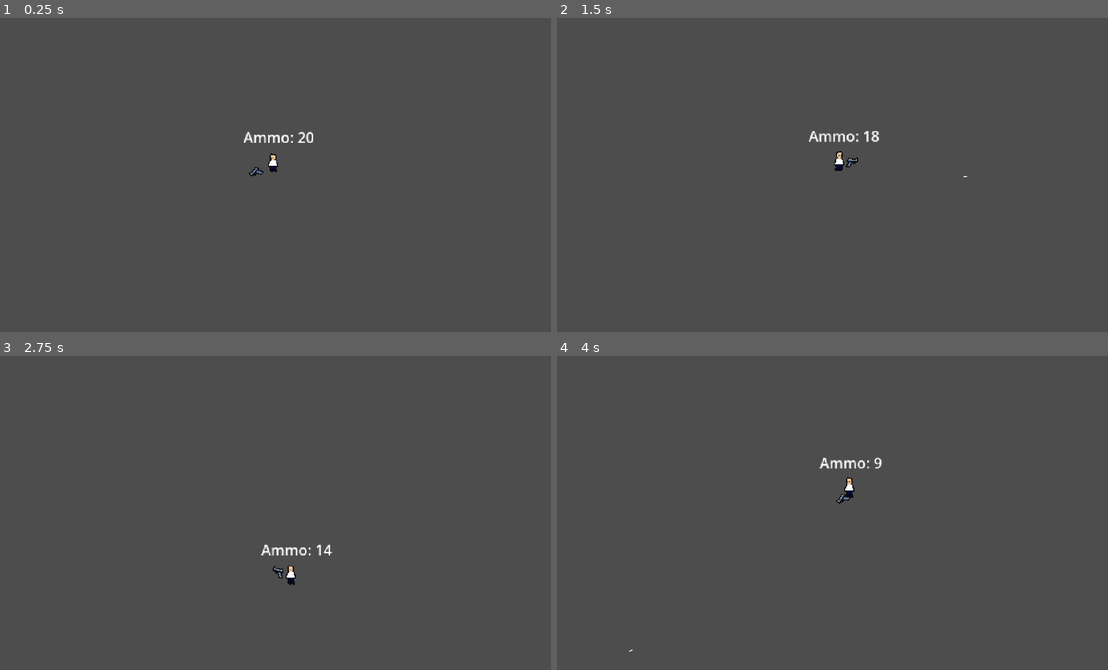
Above: before the commit, frames 1-4 (two rows, left to right).
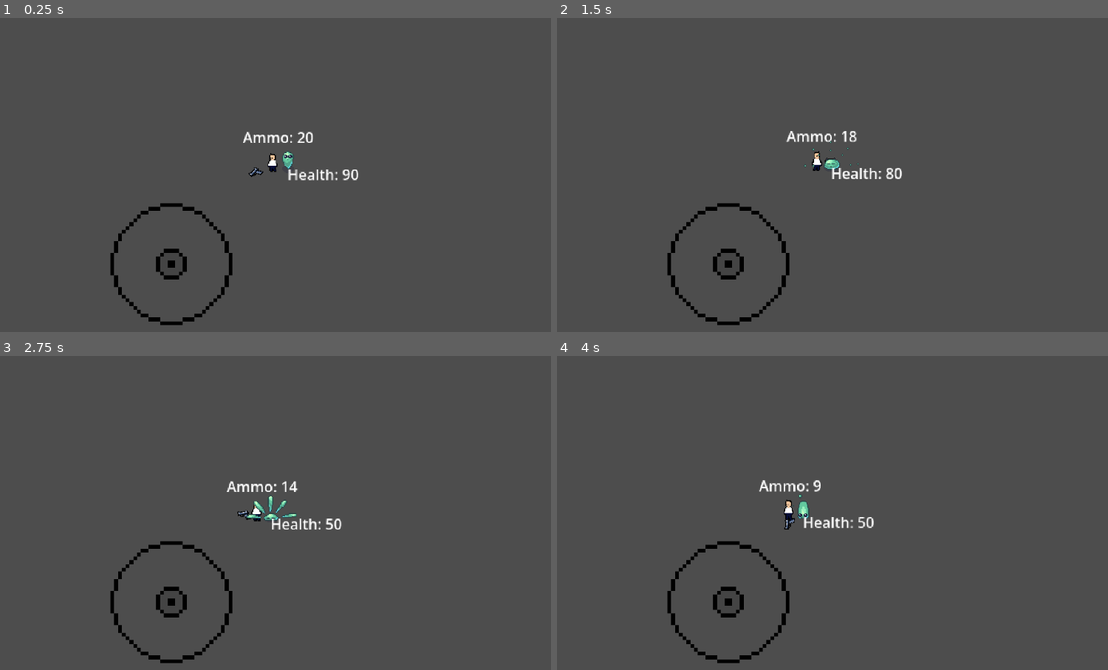
Above: after the commit, the same moments.

Repository: piedevfr/Top-Down-Shooter-Game
Game: Godot game, scene res://Scenes/test.tscn
The game is run twice, just before and just after one commit, with the same random seed, the same clock (stepped at 60 frames per second) and the same inputs. The project has no main scene, so this scene is started directly.
Inputs (mouse positions are in pixels of both pictures, inside the frame that each line leads up to):
- Up to frame 1 (0.25 s): no input
- Up to frame 2 (1.5 s): click (727, 262) at 0.52 s; move the mouse to (942, 162) at 1.27 s; press the mouse at (942, 162) at 1.28 s; hold D (right) from 1.28 s (still down)
- Up to frame 3 (2.75 s): move the mouse to (137, 534) at 2.02 s; release D (right) at 2.03 s; release the mouse at (137, 534) at 2.03 s; hold S (down) from 2.03 s (still down); click (137, 534) at 2.1 s
- Up to frame 4 (4 s): move the mouse to (871, 443) at 2.77 s; release S (down) at 2.78 s; press the mouse at (871, 443) at 2.78 s; hold D (right) 2.78-3.53 s; move the mouse to (782, 585) at 3.52 s; release the mouse at (782, 585) at 3.53 s; hold W (up) from 3.53 s (still down); click (782, 585) at 3.6 s

The runs differ from the first frame. In frame 1, 1.5% of the frame differs, in the area x 19-66%, y 36-98%; in frame 2, 1.8%; in frame 3, 2.1%, in the area x 19-63%, y 39-98%; in frame 4, 2.0%.

Commit message:
Last Sync: 2026-04-25 23:24 (Mobile)

Diff:
--- a/Scenes/Enemies/Zombie/zombie.tscn
+++ b/Scenes/Enemies/Zombie/zombie.tscn
@@ -1,6 +1,7 @@
 [gd_scene format=3 uid="uid://tecpep44lmjl"]
 
 [ext_resource type="Script" uid="uid://bqsngi6r0kdg2" path="res://Scripts/Enemy_Scripts/Zombie/zombie.gd" id="1_fh8nd"]
+[ext_resource type="Texture2D" uid="uid://dyv305ttl4fee" path="res://Assets/Sprites/Demo_Sprites/Slime1_Attack_with_shadow.png" id="2_nvpn5"]
 [ext_resource type="Texture2D" uid="uid://daawoja4nvmil" path="res://Assets/Sprites/Demo_Sprites/Slime1_Death_with_shadow.png" id="2_ovjh8"]
 [ext_resource type="Texture2D" uid="uid://br0xp12w0jft8" path="res://Assets/Sprites/Demo_Sprites/Slime1_Run_body.png" id="2_q6bce"]
 [ext_resource type="Script" uid="uid://4ojgiysgg2cu" path="res://Scripts/Classes/Hitbox and Hurtbox/class_Hurtbox.gd" id="3_mab5i"]
@@ -8,6 +9,46 @@
 
 [sub_resource type="CircleShape2D" id="CircleShape2D_q6bce"]
 
+[sub_resource type="AtlasTexture" id="AtlasTexture_icwh1"]
+atlas = ExtResource("2_nvpn5")
+region = Rect2(0, 0, 64, 64)
+
+[sub_resource type="AtlasTexture" id="AtlasTexture_oyx48"]
+atlas = ExtResource("2_nvpn5")
+region = Rect2(64, 0, 64, 64)
+
+[sub_resource type="AtlasTexture" id="AtlasTexture_b3yhp"]
+atlas = ExtResource("2_nvpn5")
+region = Rect2(128, 0, 64, 64)
+
+[sub_resource type="AtlasTexture" id="AtlasTexture_b1pgq"]
+atlas = ExtResource("2_nvpn5")
+region = Rect2(192, 0, 64, 64)
+
+[sub_resource type="AtlasTexture" id="AtlasTexture_fxtnw"]
+atlas = ExtResource("2_nvpn5")
+region = Rect2(256, 0, 64, 64)
+
+[sub_resource type="AtlasTexture" id="AtlasTexture_70w3q"]
+atlas = ExtResource("2_nvpn5")
+region = Rect2(320, 0, 64, 64)
+
+[sub_resource type="AtlasTexture" id="AtlasTexture_0xi8h"]
+atlas = ExtResource("2_nvpn5")
+region = Rect2(384, 0, 64, 64)
+
+[sub_resource type="AtlasTexture" id="AtlasTexture_6o8kq"]
+atlas = ExtResource("2_nvpn5")
+region = Rect2(448, 0, 64, 64)
+
+[sub_resource type="AtlasTexture" id="AtlasTexture_lbnsr"]
+atlas = ExtResource("2_nvpn5")
+region = Rect2(512, 0, 64, 64)
+
+[sub_resource type="AtlasTexture" id="AtlasTexture_wk1is"]
+atlas = ExtResource("2_nvpn5")
+region = Rect2(576, 0, 64, 64)
+
 [sub_resource type="AtlasTexture" id="AtlasTexture_g82a4"]
 atlas = ExtResource("2_ovjh8")
 region = Rect2(0, 0, 64, 64)
@@ -77,11 +118,118 @@
 region = Rect2(384, 0, 64, 64)
 
 [sub_resource type="AtlasTexture" id="AtlasTexture_hves5"]
+atlas = ExtResource("2_q6bce")
+region = Rect2(448, 0, 64, 64)
+
+[sub_resource type="AtlasTexture" id="AtlasTexture_q8gh1"]
+atlas = ExtResource("2_nvpn5")
+region = Rect2(0, 0, 64, 64)
+
+[sub_resource type="AtlasTexture" id="AtlasTexture_a7lcw"]
+atlas = ExtResource("2_nvpn5")
+region = Rect2(64, 0, 64, 64)
+
+[sub_resource type="AtlasTexture" id="AtlasTexture_ycinh"]
+atlas = ExtResource("2_nvpn5")
+region = Rect2(128, 0, 64, 64)
+
+[sub_resource type="AtlasTexture" id="AtlasTexture_smwuj"]
+atlas = ExtResource("2_nvpn5")
+region = Rect2(192, 0, 64, 64)
+
+[sub_resource type="AtlasTexture" id="AtlasTexture_fg10m"]
+atlas = ExtResource("2_nvpn5")
+region = Rect2(256, 0, 64, 64)
+
+[sub_resource type="AtlasTexture" id="AtlasTexture_l6rjj"]
+atlas = ExtResource("2_nvpn5")
+region = Rect2(320, 0, 64, 64)
+
+[sub_resource type="AtlasTexture" id="AtlasTexture_v38x2"]
+atlas = ExtResource("2_nvpn5")
+region = Rect2(384, 0, 64, 64)
+
+[sub_resource type="AtlasTexture" id="AtlasTexture_ag5qn"]
+atlas = ExtResource("2_nvpn5")
+region = Rect2(448, 0, 64, 64)
+
+[sub_resource type="AtlasTexture" id="AtlasTexture_8nye6"]
+atlas = ExtResource("2_nvpn5")
+region = Rect2(512, 0, 64, 64)
+
+[sub_resource type="AtlasTexture" id="AtlasTexture_6m5q1"]
+atlas = ExtResource("2_nvpn5")
+region = Rect2(576, 0, 64, 64)
+
+[sub_resource type="AtlasTexture" id="AtlasTexture_1xryv"]
+atlas = ExtResource("2_q6bce")
+region = Rect2(0, 0, 64, 64)
+
+[sub_resource type="AtlasTexture" id="AtlasTexture_4vojc"]
+atlas = ExtResource("2_q6bce")
+region = Rect2(64, 0, 64, 64)
+
+[sub_resource type="AtlasTexture" id="AtlasTexture_qdrsj"]
+atlas = ExtResource("2_q6bce")
+region = Rect2(128, 0, 64, 64)
+
+[sub_resource type="AtlasTexture" id="AtlasTexture_5emk7"]
+atlas = ExtResource("2_q6bce")
+region = Rect2(192, 0, 64, 64)
+
+[sub_resource type="AtlasTexture" id="AtlasTexture_2k5j3"]
+atlas = ExtResource("2_q6bce")
+region = Rect2(256, 0, 64, 64)
+
+[sub_resource type="AtlasTexture" id="AtlasTexture_uegim"]
+atlas = ExtResource("2_q6bce")
+region = Rect2(320, 0, 64, 64)
+
+[sub_resource type="AtlasTexture" id="AtlasTexture_gb2mj"]
+atlas = ExtResource("2_q6bce")
+region = Rect2(384, 0, 64, 64)
+
+[sub_resource type="AtlasTexture" id="AtlasTexture_45ayl"]
 atlas = ExtResource("2_q6bce")
 region = Rect2(448, 0, 64, 64)
 
 [sub_resource type="SpriteFrames" id="SpriteFrames_v3vmx"]
 animations = [{
+"frames": [{
+"duration": 1.0,
+"texture": SubResource("AtlasTexture_icwh1")
+}, {
+"duration": 1.0,
+"texture": SubResource("AtlasTexture_oyx48")
+}, {
+"duration": 1.0,
+"texture": SubResource("AtlasTexture_b3yhp")
+}, {
+"duration": 1.0,
+"texture": SubResource("AtlasTexture_b1pgq")
+}, {
+"duration": 1.0,
+"texture": SubResource("AtlasTexture_fxtnw")
+}, {
+"duration": 1.0,
+"texture": SubResource("AtlasTexture_70w3q")
+}, {
+"duration": 1.0,
+"texture": SubResource("AtlasTexture_0xi8h")
+}, {
+"duration": 1.0,
+"texture": SubResource("AtlasTexture_6o8kq")
+}, {
+"duration": 1.0,
+"texture": SubResource("AtlasTexture_lbnsr")
+}, {
+"duration": 1.0,
+"texture": SubResource("AtlasTexture_wk1is")
+}],
+"loop": true,
+"name": &"Attack",
+"speed": 12.0
+}, {
 "frames": [{
 "duration": 1.0,
 "texture": SubResource("AtlasTexture_g82a4")
@@ -144,6 +292,60 @@
 }, {
 "duration": 1.0,
 "texture": SubResource("AtlasTexture_hves5")
+}, {
+"duration": 1.0,
+"texture": SubResource("AtlasTexture_q8gh1")
+}, {
+"duration": 1.0,
+"texture": SubResource("AtlasTexture_a7lcw")
+}, {
+"duration": 1.0,
+"texture": SubResource("AtlasTexture_ycinh")
+}, {
+"duration": 1.0,
+"texture": SubResource("AtlasTexture_smwuj")
+}, {
+"duration": 1.0,
+"texture": SubResource("AtlasTexture_fg10m")
+}, {
+"duration": 1.0,
+"texture": SubResource("AtlasTexture_l6rjj")
+}, {
+"duration": 1.0,
+"texture": SubResource("AtlasTexture_v38x2")
+}, {
+"duration": 1.0,
+"texture": SubResource("AtlasTexture_ag5qn")
+}, {
+"duration": 1.0,
+"texture": SubResource("AtlasTexture_8nye6")
+}, {
+"duration": 1.0,
+"texture": SubResource("AtlasTexture_6m5q1")
+}, {
+"duration": 1.0,
+"texture": SubResource("AtlasTexture_1xryv")
+}, {
+"duration": 1.0,
+"texture": SubResource("AtlasTexture_4vojc")
+}, {
+"duration": 1.0,
+"texture": SubResource("AtlasTexture_qdrsj")
+}, {
+"duration": 1.0,
+"texture": SubResource("AtlasTexture_5emk7")
+}, {
+"duration": 1.0,
+"texture": SubResource("AtlasTexture_2k5j3")
+}, {
+"duration": 1.0,
+"texture": SubResource("AtlasTexture_uegim")
+}, {
+"duration": 1.0,
+"texture": SubResource("AtlasTexture_gb2mj")
+}, {
+"duration": 1.0,
+"texture": SubResource("AtlasTexture_45ayl")
 }],
 "loop": true,
 "name": &"Run",
@@ -160,7 +362,8 @@
 
 [node name="AnimatedSprite2D" type="AnimatedSprite2D" parent="." unique_id=1998757659]
 sprite_frames = SubResource("SpriteFrames_v3vmx")
-animation = &"Die"
+animation = &"Attack"
+frame_progress = 0.74542344
 
 [node name="Health" type="Label" parent="." unique_id=1686169754]
 offset_right = 40.0
@@ -175,6 +378,7 @@
 
 [node name="Hitbox" type="Area2D" parent="." unique_id=1294481175]
 script = ExtResource("5_g82a4")
+free_on_collision = false
 metadata/_custom_type_script = "uid://dgjuahvt21mt1"
 
 [node name="CollisionShape2D - hit" type="CollisionShape2D" parent="Hitbox" unique_id=748321864]
--- a/Scenes/Player/player.tscn
+++ b/Scenes/Player/player.tscn
@@ -97,10 +97,8 @@
 script = ExtResource("4_4weey")
 
 [node name="CanvasLayer" type="CanvasLayer" parent="." unique_id=914990857]
-visible = false
 
 [node name="Joystick" parent="CanvasLayer" unique_id=183930265 instance=ExtResource("5_htcer")]
-visible = false
 position = Vector2(411.00003, 488.00003)
 scale = Vector2(7.442, 7.442)
 
--- a/Scenes/test.tscn
+++ b/Scenes/test.tscn
@@ -7,7 +7,6 @@
 
 [node name="Player" parent="." unique_id=222796903 instance=ExtResource("1_f4unn")]
 position = Vector2(-52, 48)
-mobile = false
 
 [node name="Zombie" parent="." unique_id=427439122 instance=ExtResource("2_jaepq")]
 position = Vector2(5, 2)
--- a/Scripts/Classes/Hitbox and Hurtbox/class_Hitbox.gd
+++ b/Scripts/Classes/Hitbox and Hurtbox/class_Hitbox.gd
@@ -1,8 +1,13 @@
 extends Area2D
 class_name Hitbox
 
-@export var damage_amount : int = 10
+@export var damage_amount : int = 10:
+	set(value):
+		damage_amount = value
+		update_configuration_warnings()
+
 @export var free_on_collision : bool = true
+var parent_hurtbox : Hurtbox
 
 signal hitbox_collided(body : Node2D) #provides the body collided with.(body : Node2D)
 
@@ -10,6 +15,8 @@
 	area_entered.connect(_on_area_entered)
 	if free_on_collision == true:
 		hitbox_collided.connect(_on_hitbox_collided)
+	parent_hurtbox = get_parent_hurtbox()
+
 
 func _on_area_entered(body : Node2D):
 	hitbox_collided.emit(body)
@@ -17,3 +24,18 @@
 func _on_hitbox_collided(_body : Node2D):
 	var parent = get_parent()
 	parent.queue_free()
+
+func get_parent_hurtbox():
+	for child in get_parent().get_children():
+		if child is Hurtbox:
+			return child
+		else:
+			return null
+
+func _get_configuration_warnings() -> PackedStringArray:
+	if parent_hurtbox:
+		return ["If the parent has hurtbox,
+				damage_amount must be 0,
+			or else the parent will take damage if it has a damage script"]
+	else:
+		return []
--- a/Scripts/Classes/Hitbox and Hurtbox/class_Hurtbox.gd
+++ b/Scripts/Classes/Hitbox and Hurtbox/class_Hurtbox.gd
@@ -1,5 +1,7 @@
 extends Area2D
 class_name Hurtbox
+
+var parent
 
 signal hurtbox_entered(body : Hitbox, damage_amount : int) #supplies "hitbox: Hitbox" as an argument
 signal hurtbox_exited(body : Hitbox, damage_amount : int) #supplies "hitbox: Hitbox" as an argument
@@ -15,5 +17,6 @@
 
 func _on_area_exited(body : Node2D):
 	if body is Hitbox:
-		if !is_ancestor_of(body):
+		if body.owner != owner:
 			hurtbox_exited.emit(body, body.damage_amount)
+			print(owner, body.owner)
--- a/Scripts/Enemy_Scripts/Zombie/zombie.gd
+++ b/Scripts/Enemy_Scripts/Zombie/zombie.gd
@@ -6,12 +6,18 @@
 var state : String = "follow"
 
 func _physics_process(delta: float) -> void:
+	print(state)
 	if state == "follow":
 		follow(delta)
 	if state == "death":
 		if animated_sprite.frame == 10:
 			queue_free()
-	print("existing")
+	if state == "attack":
+		animated_sprite.play("Attack")
+		if animated_sprite.frame == 4:
+			attack()
+		elif animated_sprite.frame == 9:
+			state = "follow"
 
 func follow(delta : float):
 	move_to_player(delta)
@@ -25,4 +31,7 @@
 
 func _on_hurtbox_body_entered(body: Node2D) -> void:
 	if body is Player:
-		print("ar")
+		state = "attack"
+
+func attack():
+	print
--- a/Scripts/Player_Scripts/player.gd
+++ b/Scripts/Player_Scripts/player.gd
@@ -19,8 +19,10 @@
 func _physics_process(_delta: float) -> void:
 	if mobile == false:
 		direction = Input.get_vector("left", "right", "up", "down")
+		joystick.visible = false
 	elif mobile == true:
 		direction = joystick.posVector
+		joystick.visible = true
 	velocity = direction * speed
 
 	if show_ammo == true:
